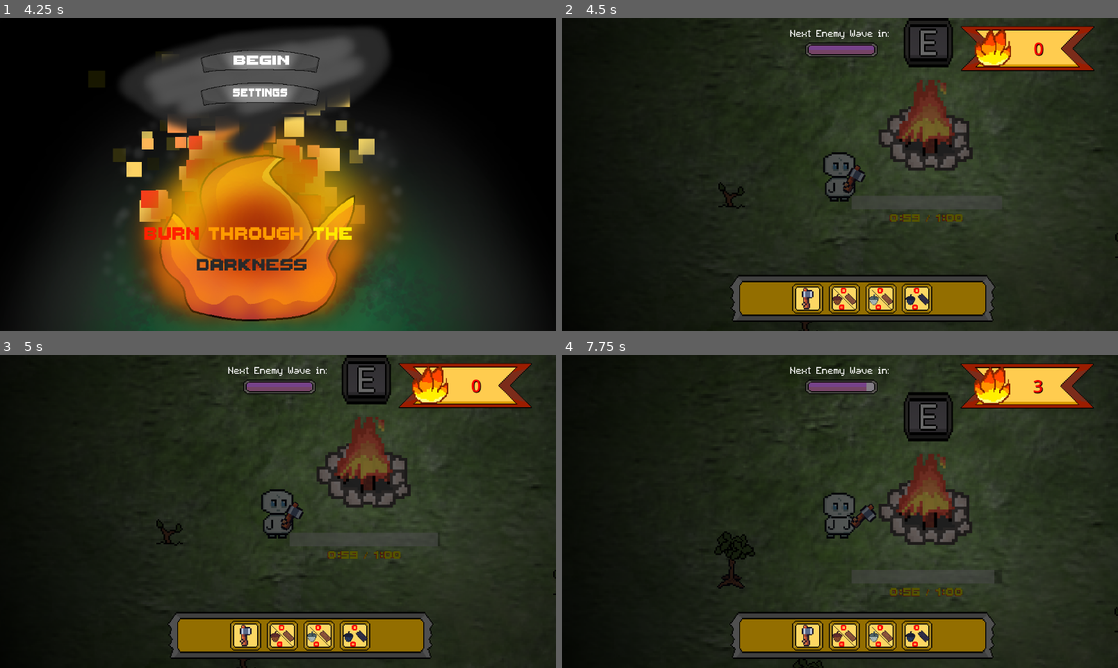
Above: before the commit, frames 1-4 (two rows, left to right).
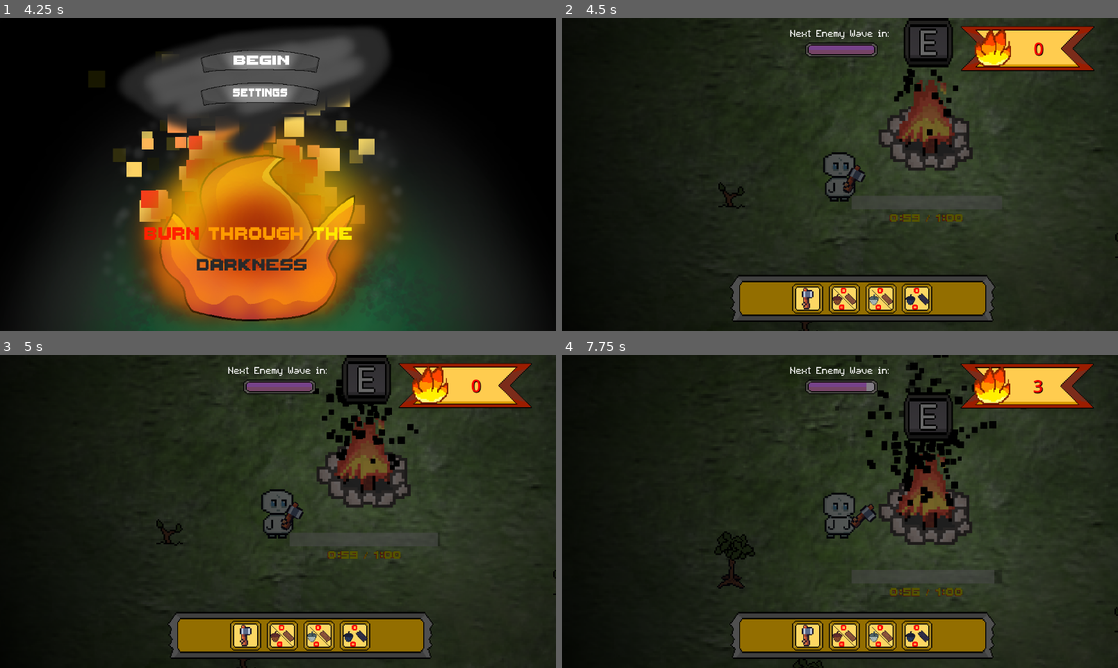
Above: after the commit, the same moments.

Repository: DaqCode/GameDevJS2025
Game: Godot game, scene res://scenes/UI/menu/menu.tscn
Same seed, same stepped clock (60 frames per second), same inputs: the game is played once before the commit and once after it.
Inputs (mouse positions are in pixels of both pictures, inside the frame that each line leads up to):
- Up to frame 1 (4.25 s): tap Enter at 0.5 s; move the mouse to (400, 158) at 0.52 s; hold D (right) 0.53-1.28 s; hold E (interact) 0.53-1.28 s; tap Space at 1.25 s; move the mouse to (166, 190) at 1.27 s; hold S (down) 1.28-2.03 s; tap E (interact) at 1.35, 2.85 s; move the mouse to (333, 105) at 2.02 s; hold D (right) 2.03-2.78 s; hold E (interact) 2.03-2.78 s; move the mouse to (250, 237) at 2.77 s; hold W (up) 2.78-3.53 s; move the mouse to (444, 221) at 3.52 s; hold A (left) from 3.53 s (still down); hold E (interact) from 3.53 s (still down)
- Up to frame 2 (4.5 s): release A (left) at 4.25 s; release E (interact) at 4.25 s; click (823, 64) at 4.25 s
- Up to frame 3 (5 s): no input
- Up to frame 4 (7.75 s): move the mouse to (673, 464) at 5.02 s; hold A (left) 5.03-5.78 s; tap E (interact) at 5.1, 6.6 s; move the mouse to (867, 511) at 5.77 s; hold S (down) 5.78-6.53 s; hold E (interact) 5.78-6.53 s; move the mouse to (756, 433) at 6.52 s; hold D (right) 6.53-7.28 s; move the mouse to (962, 495) at 7.27 s; hold W (up) from 7.28 s (still down); hold E (interact) from 7.28 s (still down)

Frame 1 is identical in both runs. In frame 2, 0.3% of the frame differs, in the area x 59-72%, y 16-38%; in frame 3, 0.9%; in frame 4, 1.8%, in the area x 49-84%, y 0-49%.

Commit message:
final bits of push

Diff:
--- a/gamedevjs2025/project.godot
+++ b/gamedevjs2025/project.godot
@@ -13,7 +13,7 @@
 config/name="GameDevJS2025"
 run/main_scene="uid://d3objfw2to154"
 config/features=PackedStringArray("4.4", "Forward Plus")
-config/icon="res://icon.svg"
+config/icon="uid://jmhcst8okpsj"
 
 [audio]
 
--- a/gamedevjs2025/scenes/assets/campfire/campfire.tscn
+++ b/gamedevjs2025/scenes/assets/campfire/campfire.tscn
@@ -94,7 +94,6 @@
 texture = ExtResource("1_vhsok")
 
 [node name="CampfireAshes" type="GPUParticles2D" parent="."]
-visible = false
 light_mask = 0
 position = Vector2(-17, -342)
 scale = Vector2(2, 2)
@@ -104,7 +103,6 @@
 process_material = SubResource("ParticleProcessMaterial_vhsok")
 
 [node name="WoodBurn" type="GPUParticles2D" parent="."]
-light_mask = 0
 position = Vector2(-17, -342)
 scale = Vector2(2, 2)
 emitting = false
--- a/gamedevjs2025/scenes/assets/trees/tree_types.gd
+++ b/gamedevjs2025/scenes/assets/trees/tree_types.gd
@@ -45,7 +45,7 @@
 
 	TreeTypes.TREE_1: {
 		"tree_sprite": preload("res://art/tree/tree1/stage-1-tree.png"),
-		"seed_drops": [0.15,0.85],
+		"seed_drops": [0.85,0.15],
 		"seed_value": [0,1],
 		"plank_drops": [0.35,0.35,0.30],
 		"plank_value": [3,4,5],
@@ -55,10 +55,10 @@
 
 	TreeTypes.TREE_2: {
 		"tree_sprite": preload("res://art/tree/tree2/stage-2-tree.png"),
-		"seed_drops": [0.10,0.90],
+		"seed_drops": [0.9,0.10],
 		"seed_value": [1,2],
 		"plank_drops": [0.40, 0.50,0.10],
-		"plank_value": [3,5,8],
+		"plank_value": [3,5,6],
 		"regrow_min": 20,
 		"regrow_max": 30
 
@@ -66,10 +66,10 @@
 
 	TreeTypes.TREE_3: {
 		"tree_sprite": preload("res://art/tree/tree3/stage-3-tree.png"),
-		"seed_drops": [0.50, 0.35, 0.15],
+		"seed_drops": [0.15,0.35, 0.50, ],
 		"seed_value": [3, 2, 1],
 		"plank_drops": [1.0],
-		"plank_value": [7],
+		"plank_value": [6],
 		"regrow_min": 30,
 		"regrow_max": 60
 	},
@@ -140,12 +140,12 @@
 
 func chop_tree() -> void:
 	if tree_already_chopped or not can_be_chopped:
+		return
+
+	if tree_health > 1:
+		tree_health -= 1
 		audio.stream = axe_sfx[randi_range(0,2)]
 		audio.play()
-		return
-
-	if tree_health > 1:
-		tree_health -= 1
 		_update_health_bar()
 		return
 
@@ -189,6 +189,9 @@
 	tree_already_chopped = true
 	tree_texture.region_rect = tree_sprite_offset["chopped"]
 
+	await get_tree().create_timer(5.0).timeout
+	queue_free()
+
 
 func _update_health_bar() -> void:
 	health_bar.value = tree_health
@@ -235,6 +238,7 @@
 	if current_stage == 4:
 		can_be_chopped = true
 
+
 	tree_texture.region_rect = tree_sprite_offset["stage_%s" % current_stage]
 
 func drop_item(item: Node) -> void:
Not shown, added: gamedevjs2025/export_presets.cfg
